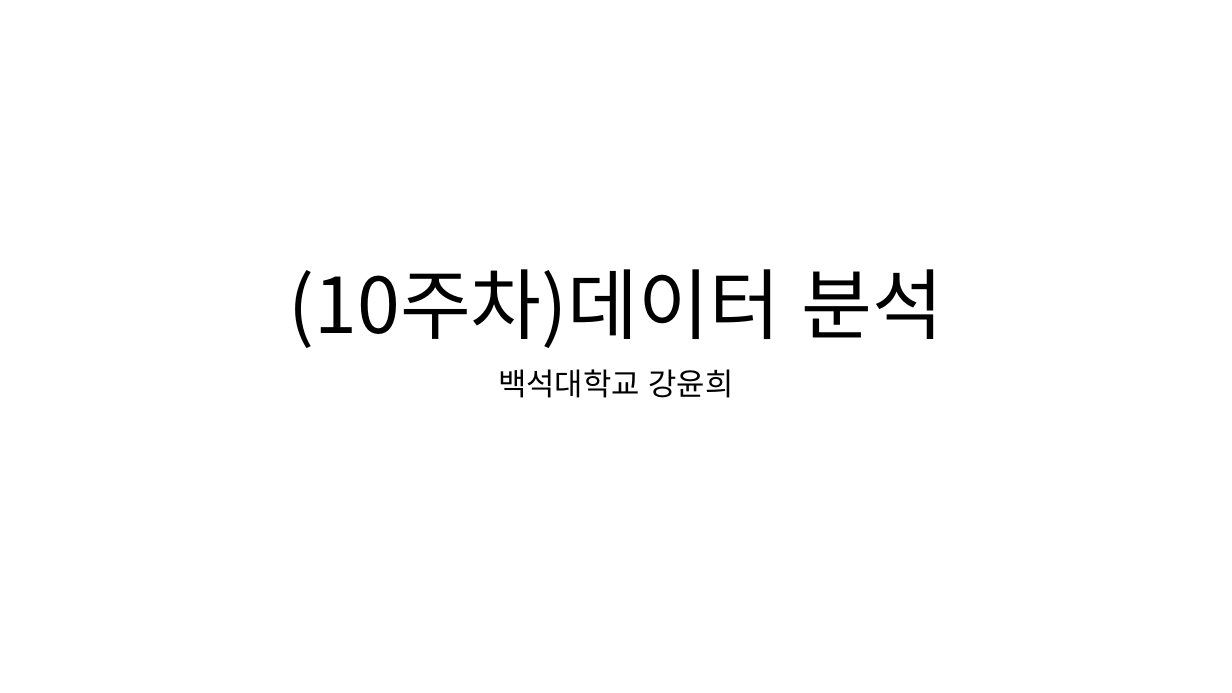
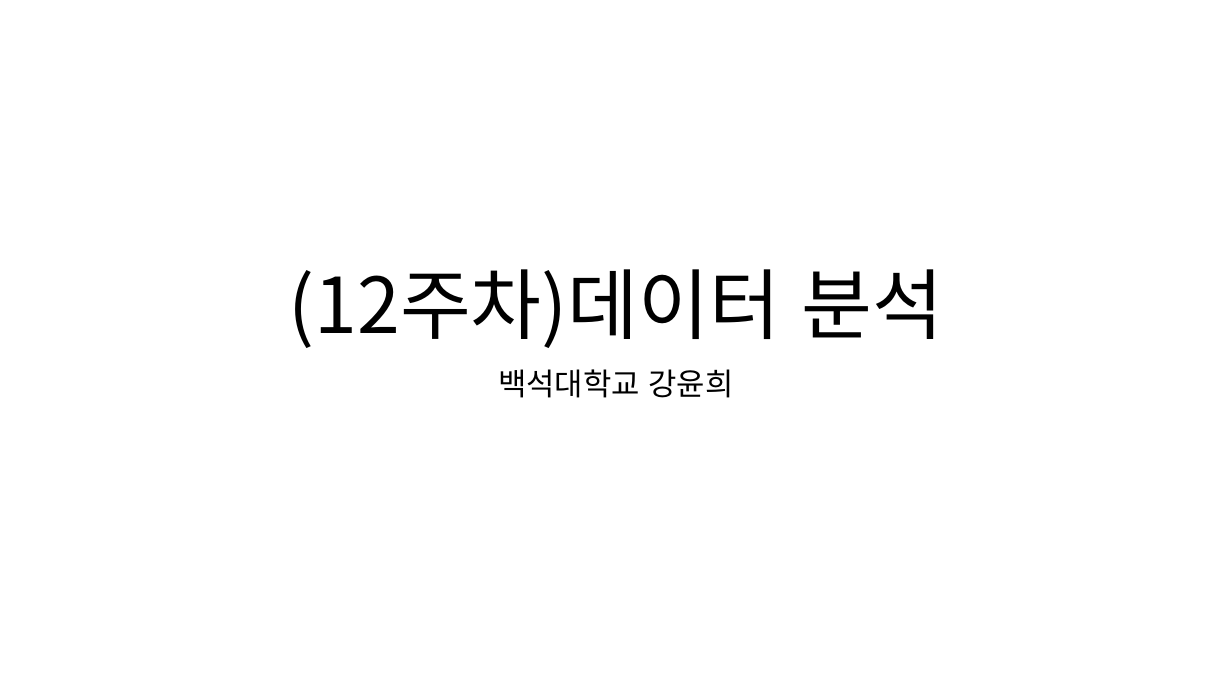
Before and after one commit to iceman67/DataAnalysis, a slide deck: slide 1 of 12주차-데이터 분석-온라인.pptx. Drawn at 1232x693 pixels with LibreOffice and Linux fonts; fonts in the diff are those of the drawing. Boxes give left, top, right and bottom in pixels: in the first picture for what was removed or moved away, otherwise in the second. Text is boxed around its words. In the diff, an @@ line names an element or a change of style, - is before the commit and + after.

```diff
--- a/12주차-데이터 분석-온라인.pptx
+++ b/12주차-데이터 분석-온라인.pptx
@@ title at box(289, 269, 944, 348): text changed @@
-(10주차)데이터 분석
+(12주차)데이터 분석
```
Also in this commit, not shown: 2 other slides changed, 5 slides added.
